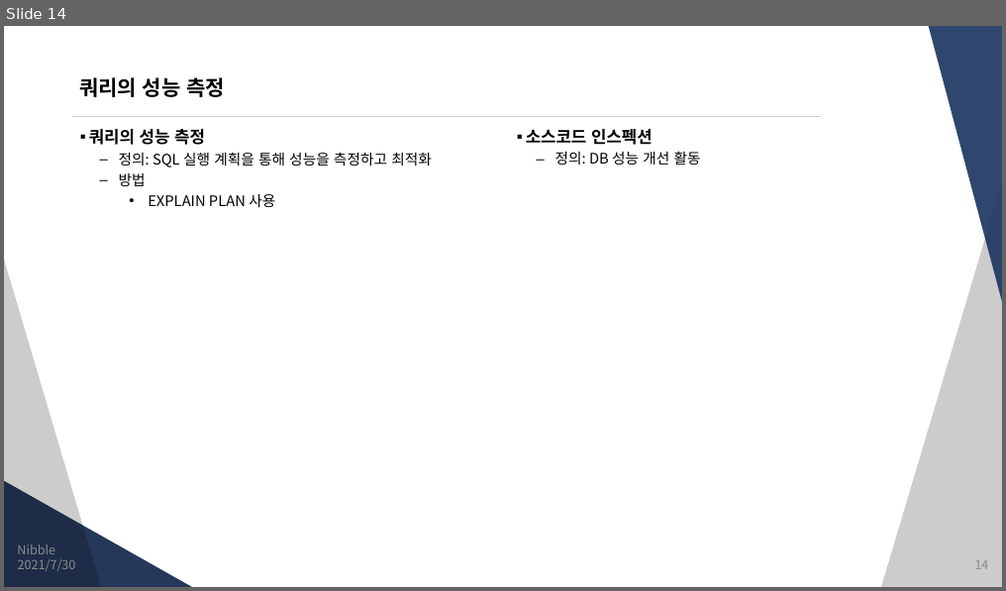
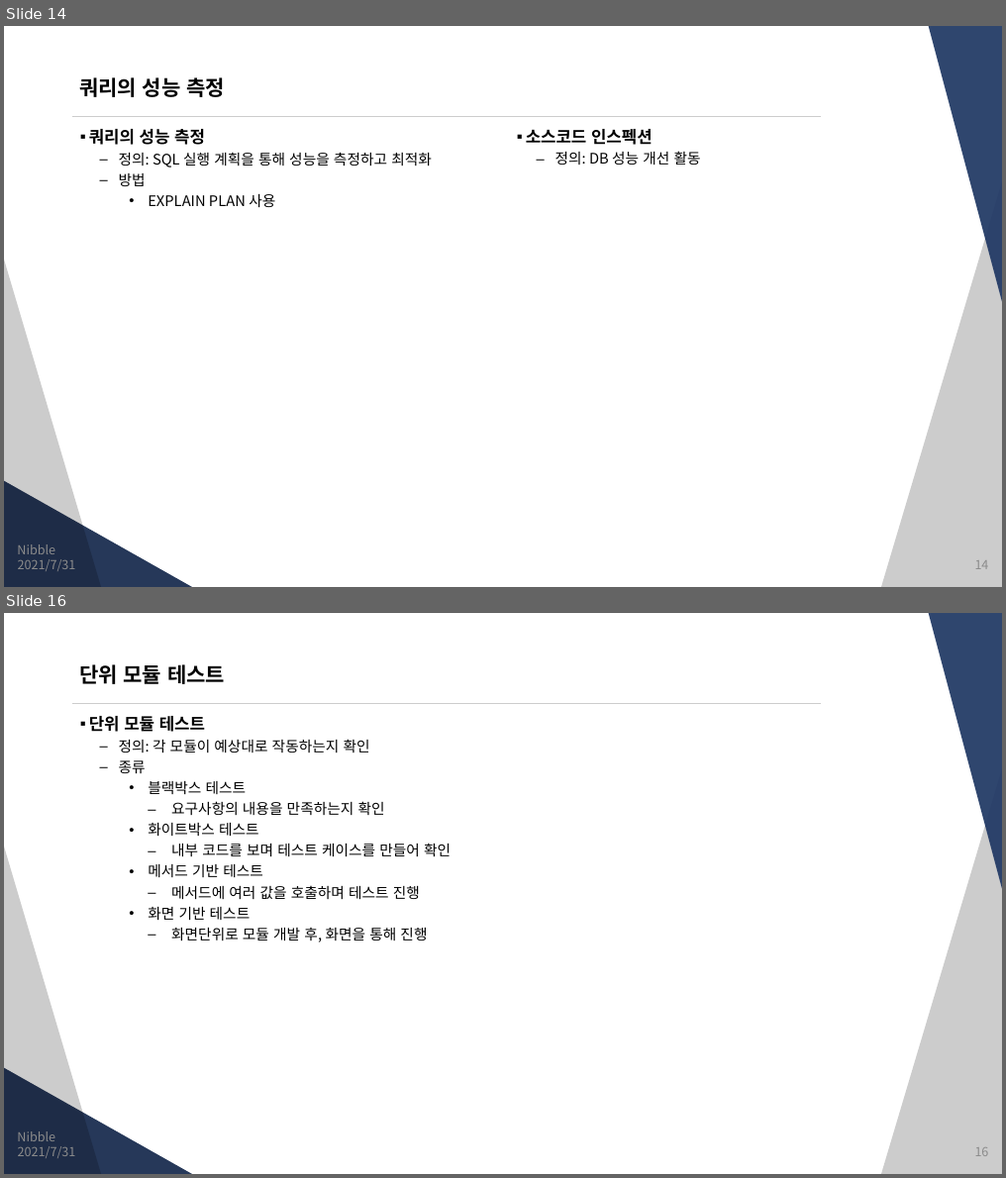
Before and after one commit to JungSangHyeon/2021-TIL, a slide deck: 정보처리기사/2. 소프트웨어 개발.pptx. Shown one above the other, each under a label of ours: slide 14 before the commit, slides 14 and 16 after it; the slides between them are not shown. The pictures are 1006x591 and 1006x1178 pixels, drawn with LibreOffice and Linux fonts; fonts in the diff are those of the drawing. Boxes give left, top, right and bottom in pixels: in the first picture for what was removed or moved away, otherwise in the second. Text is boxed around its words. In the diff, an @@ line names an element or a change of style, - is before the commit and + after.

```diff
--- a/정보처리기사/2. 소프트웨어 개발.pptx
+++ b/정보처리기사/2. 소프트웨어 개발.pptx
@@ slide 16 added at (4, 613, 1002, 1174), background #FFFFFF; not listed: 5 template elements that a slide beside it also shows @@
@@ title added at (79, 664, 225, 684), 20 pt, text #000000, bold @@
+단위 모듈 테스트
@@ text added at (89, 716, 450, 943), 14 pt, text #000000 @@
+▪ 단위 모듈 테스트
+  – 정의: 각 모듈이 예상대로 작동하는지 확인
+  – 종류
+    • 블랙박스 테스트
+      – 요구사항의 내용을 만족하는지 확인
+    • 화이트박스 테스트
+      – 내부 코드를 보며 테스트 케이스를 만들어 확인
+    • 메서드 기반 테스트
+      – 메서드에 여러 값을 호출하며 테스트 진행
+    • 화면 기반 테스트
+      – 화면단위로 모듈 개발 후, 화면을 통해 진행
@@ text added at (17, 1132, 55, 1142), 12 pt, text #8C8C8C @@
+Nibble
@@ text added at (18, 1147, 76, 1158), 12 pt, text #8C8C8C @@
+2021/7/31
@@ page number added at (975, 1148, 989, 1157), 12 pt, text #8C8C8C @@
+16
@@ slide 14 changed as well @@
@@ text at (18, 560, 76, 571): text changed @@
-2021/7/30
+2021/7/31
```
Also in this commit, not shown: 12 other slides changed, 9 other slides added.
